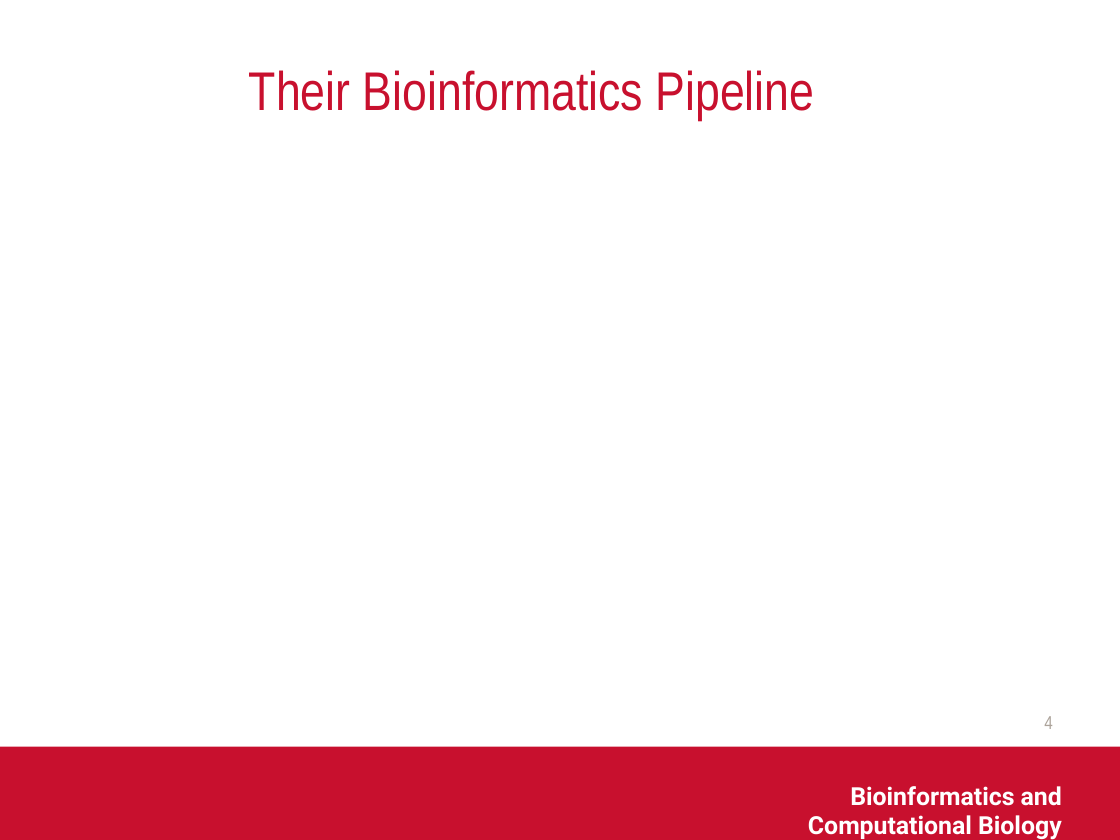
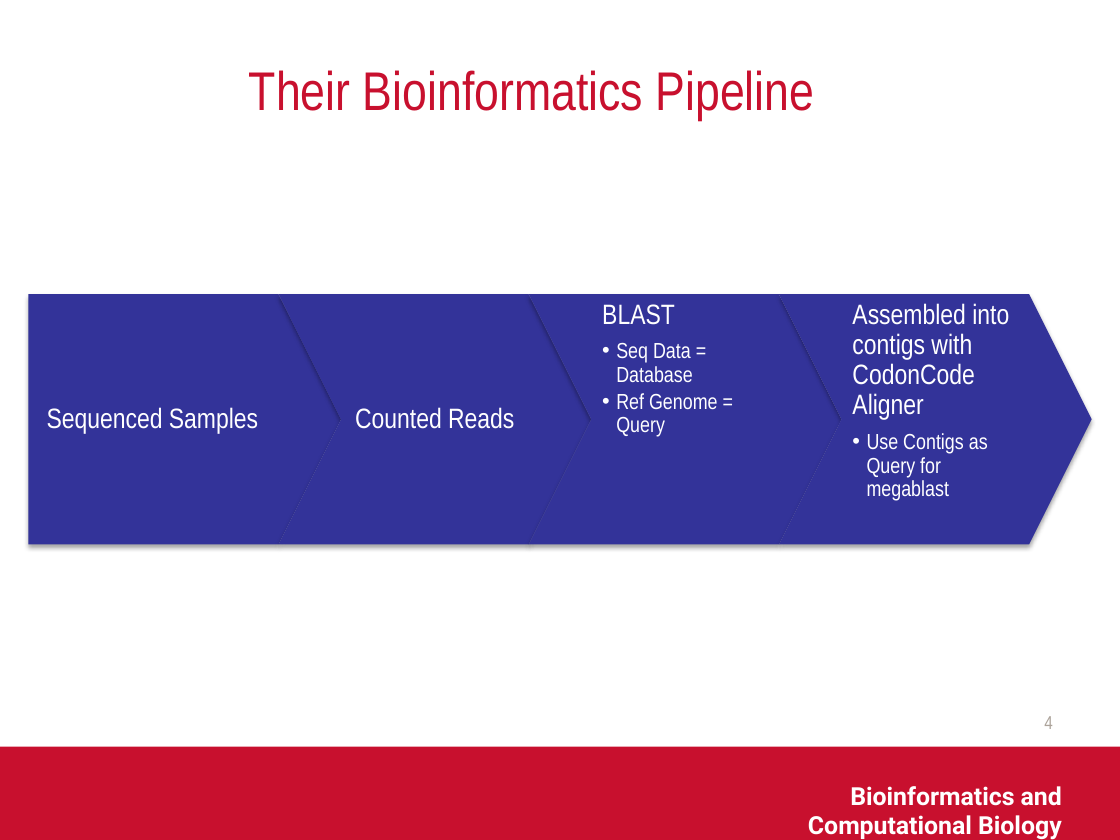
Before and after one commit to MissElena09/BCB546X_FinalProject, a slide deck: slide 4 of Group_Project_Presentation.pptx. Drawn at 1120x840 pixels with LibreOffice and Linux fonts; fonts in the diff are those of the drawing; background and template pictures are left out. Boxes give left, top, right and bottom in pixels: in the first picture for what was removed or moved away, otherwise in the second. Text is boxed around its words. In the diff, an @@ line names an element or a change of style, - is before the commit and + after.

```diff
--- a/Group_Project_Presentation.pptx
+++ b/Group_Project_Presentation.pptx
@@ group added at box(28, 295, 1091, 544): 4 texts, 3 chevrons, 1 pentagon arrow @@
+Sequenced Samples
+Counted Reads
+BLAST
+  • Seq Data = Database
+  • Ref Genome = Query
+Assembled into contigs with CodonCode Aligner
+  • Use Contigs as Query for megablast
```
Also in this commit, not shown: 3 other slides changed, 2 slides added.
